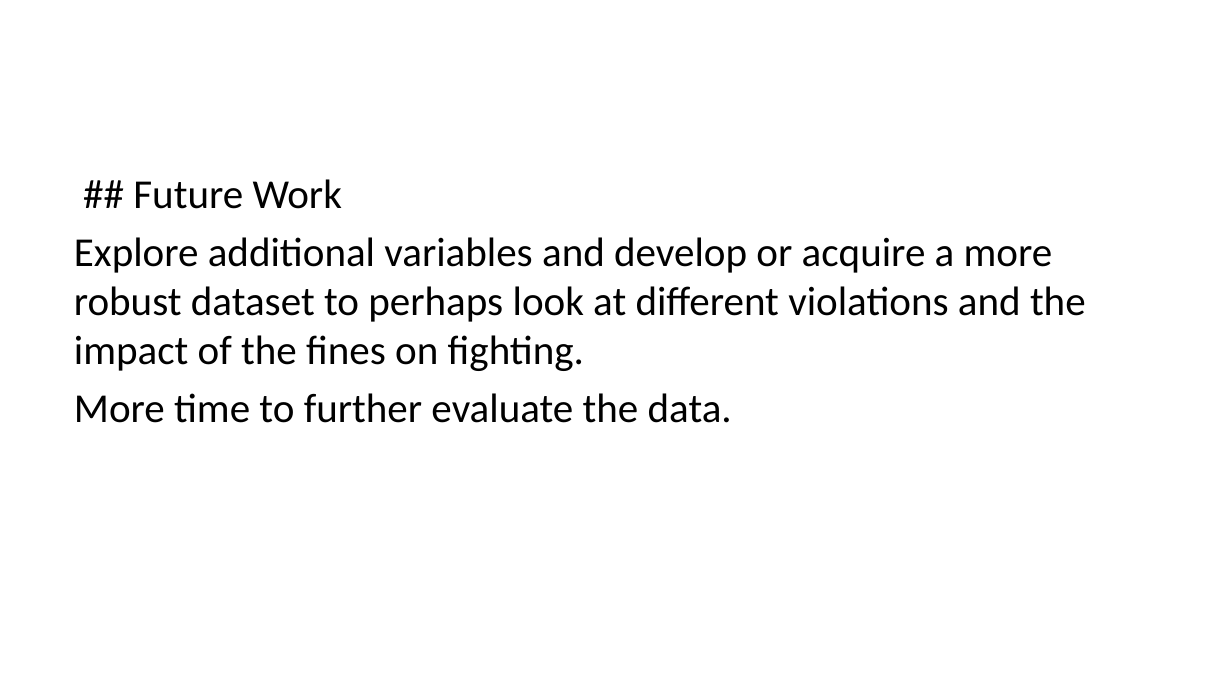
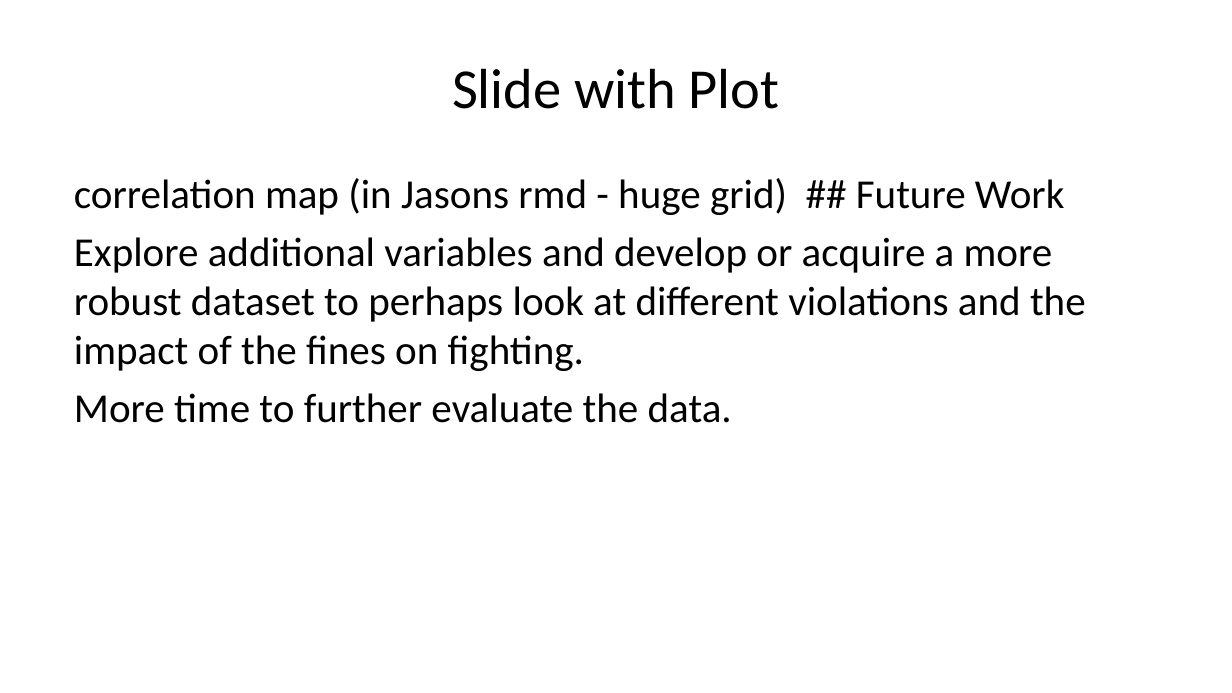
Before and after one commit to jason-nero/project-1, a slide deck: slide 11 of TermProject_Presentationv3.pptx. Drawn at 1232x693 pixels with LibreOffice and Linux fonts; fonts in the diff are those of the drawing. Boxes give left, top, right and bottom in pixels: in the first picture for what was removed or moved away, otherwise in the second. Text is boxed around its words. In the diff, an @@ line names an element or a change of style, - is before the commit and + after.

```diff
--- a/TermProject_Presentationv3.pptx
+++ b/TermProject_Presentationv3.pptx
@@ title added at <box>452,68,780,109</box>, 33 pt, text #000000 @@
+Slide with Plot
@@ text at <box>74,178,1064,215</box>: text changed @@
-## Future Work
+correlation map (in Jasons rmd - huge grid) ## Future Work
```
Also in this commit, not shown: 6 other slides changed, 2 slides added, 2 slides removed, 1 other file.
